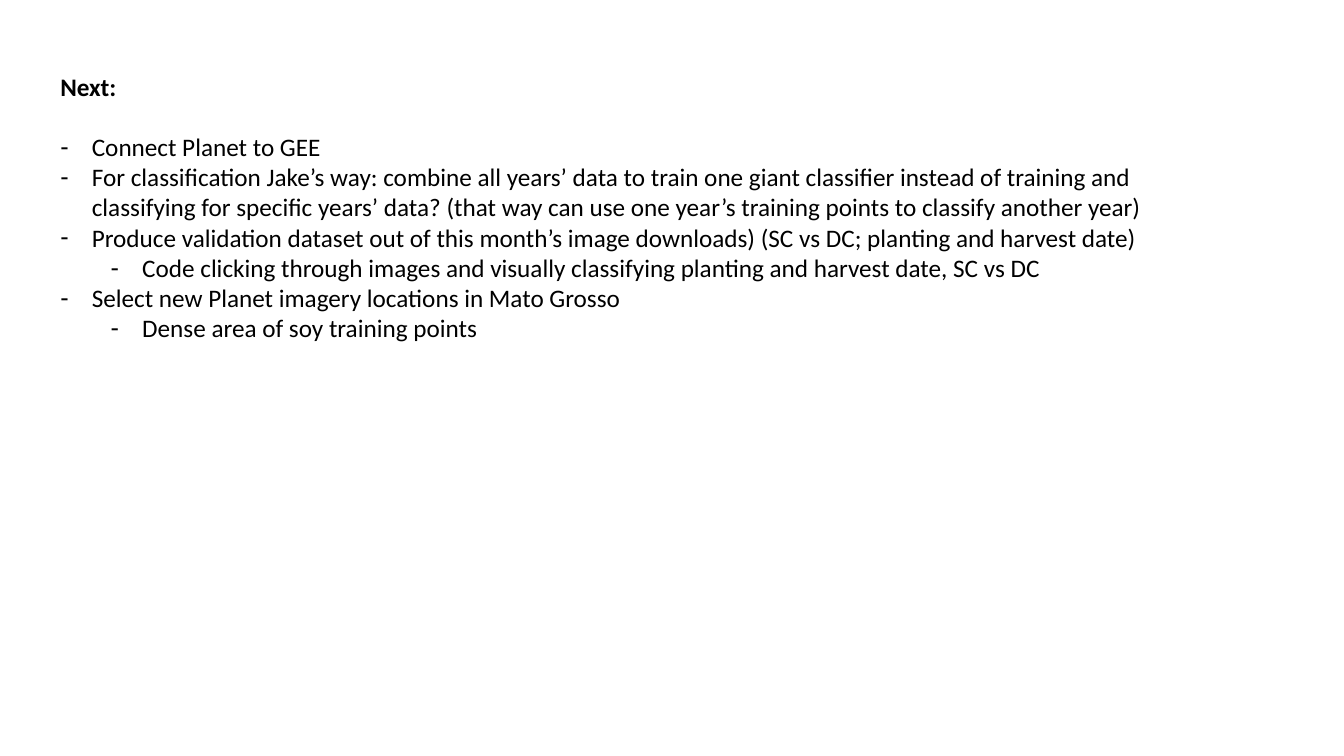
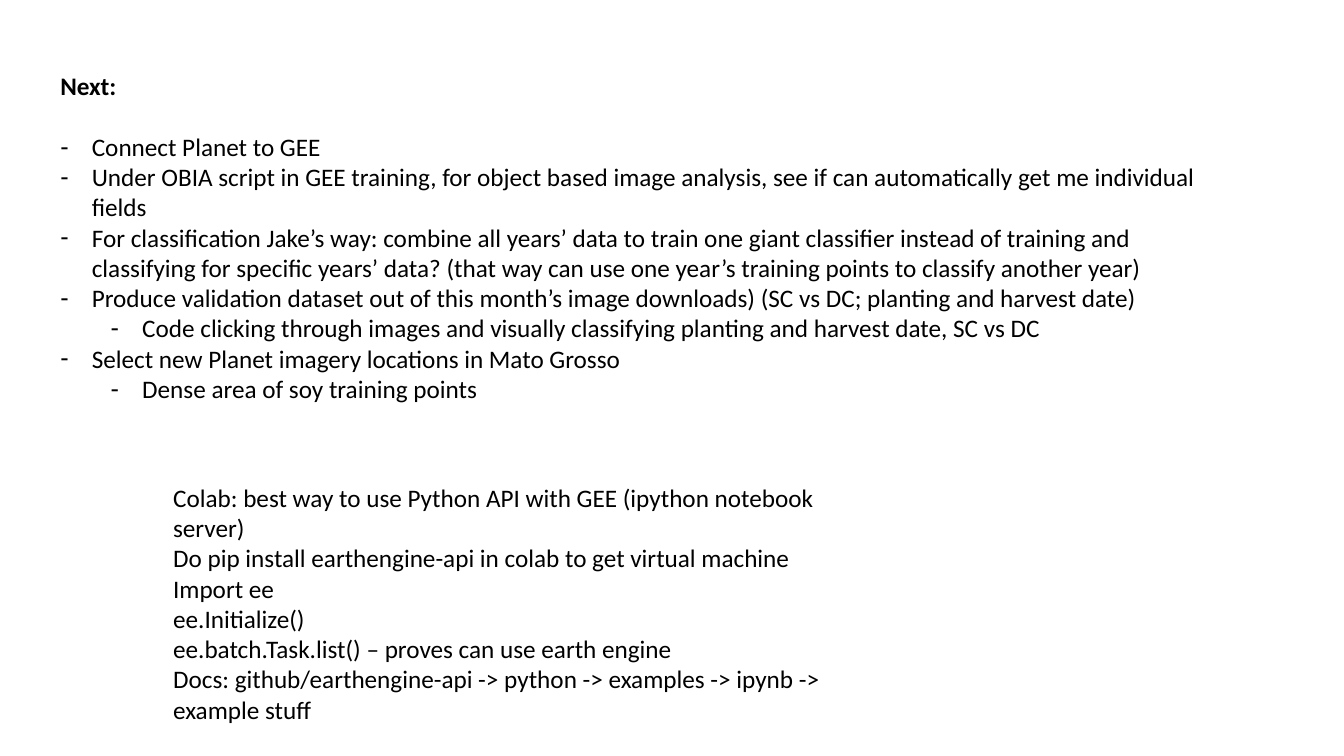
Before and after one commit to minghui-zhang/Meeting, a slide deck: slide 6 of Feb 7 2019.pptx. Drawn at 1344x756 pixels with LibreOffice and Linux fonts; fonts in the diff are those of the drawing. Boxes give left, top, right and bottom in pixels: in the first picture for what was removed or moved away, otherwise in the second. Text is boxed around its words. In the diff, an @@ line names an element or a change of style, - is before the commit and + after.

Commit message:
Feb 4

```diff
--- a/Feb 7 2019.pptx
+++ b/Feb 7 2019.pptx
@@ text at (92,168,1194,217): paragraph added @@
+– Under OBIA script in GEE training, for object based image analysis, see if can automatically get me individual fields
@@ text added at (173,489,813,723), 18 pt, text #000000 @@
+Colab: best way to use Python API with GEE (ipython notebook server)
+Do pip install earthengine-api in colab to get virtual machine
+Import ee
+ee.Initialize()
+ee.batch.Task.list() – proves can use earth engine
+Docs: github/earthengine-api -> python -> examples -> ipynb -> example stuff
```
